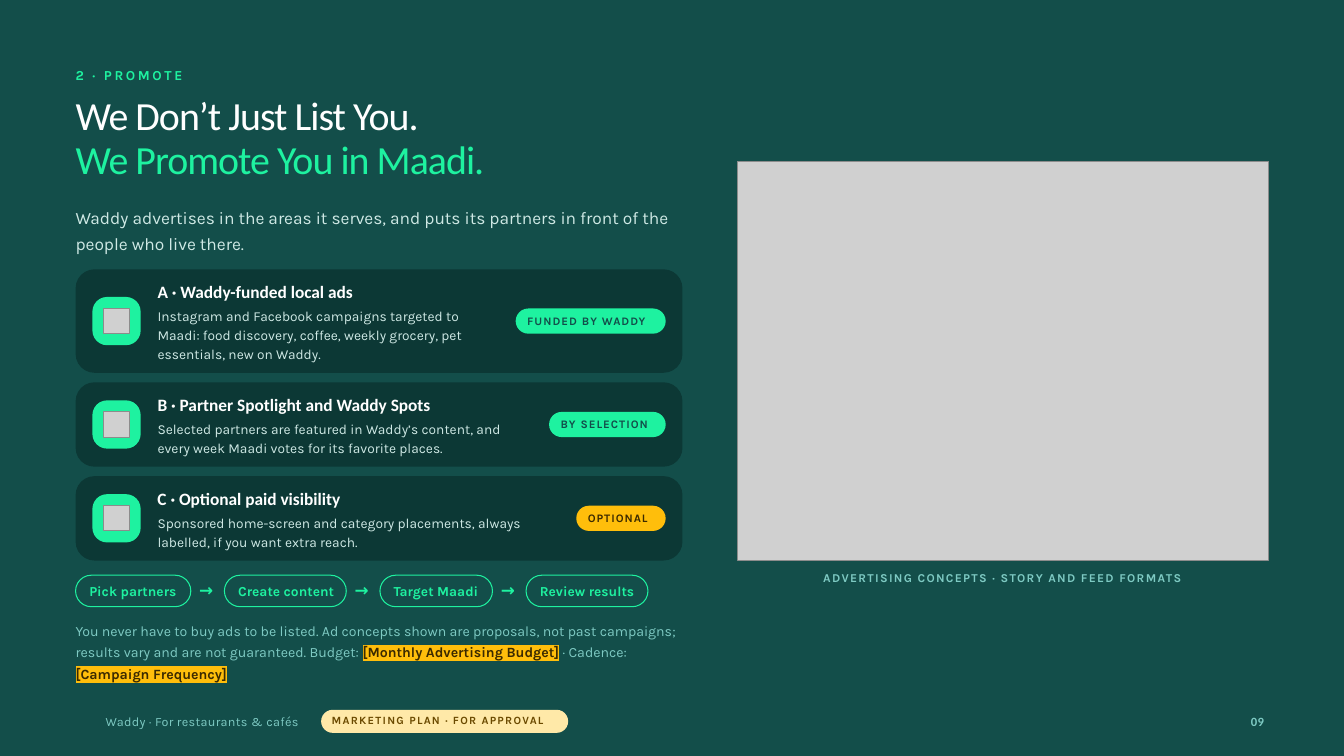
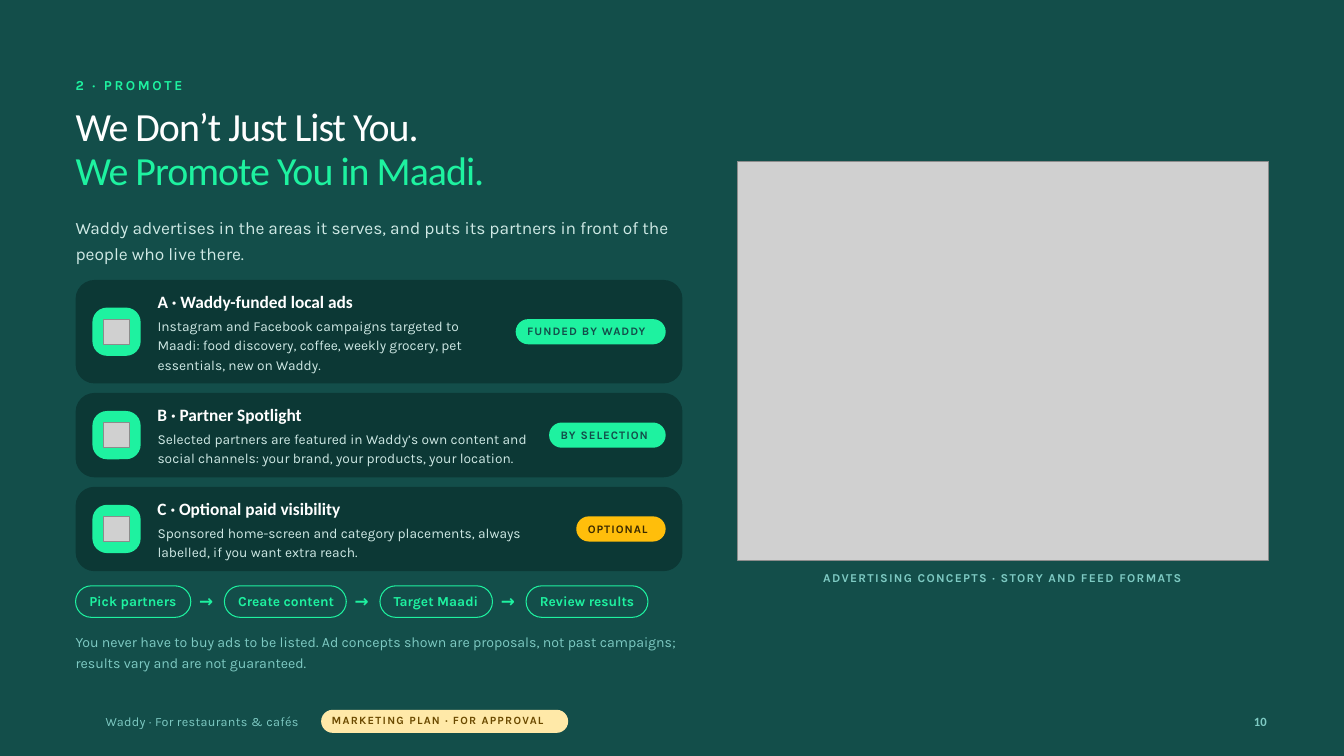
Before and after one commit to Hamdies/waddy_user, a slide deck: slide 10 of marketing/brochure/out/waddy-for-restaurants.pptx (slide 9 before the commit). Drawn at 1344x756 pixels with LibreOffice and Linux fonts; fonts in the diff are those of the drawing; grey boxes stand for pictures; background and template pictures are left out. Boxes give left, top, right and bottom in pixels: in the first picture for what was removed or moved away, otherwise in the second. Text is boxed around its words. In the diff, an @@ line names an element or a change of style, - is before the commit and + after.

```diff
--- a/marketing/brochure/out/waddy-for-restaurants.pptx
+++ b/marketing/brochure/out/waddy-for-restaurants.pptx
@@ text at (157, 409, 302, 424): text changed @@
-B · Partner Spotlight and Waddy Spots
+B · Partner Spotlight
@@ text at (158, 434, 527, 467): text changed @@
-Selected partners are featured in Waddy’s content, and every week Maadi votes for its favorite places.
+Selected partners are featured in Waddy’s own content and social channels: your brand, your products, your location.
@@ 17 texts, 13 rounded rectangles, 3 pictures: place and size @@
-17 texts, 13 rounded rectangles, 3 pictures at (76, 71, 683, 607)
+17 texts, 13 rounded rectangles, 3 pictures at (76, 81, 683, 617)
@@ text at (76, 637, 676, 672): text changed @@
-You never have to buy ads to be listed. Ad concepts shown are proposals, not past campaigns; results vary and are not guaranteed. Budget: [Monthly Advertising Budget] · Cadence: [Campaign Frequency]
+You never have to buy ads to be listed. Ad concepts shown are proposals, not past campaigns; results vary and are not guaranteed.
@@ text at (1254, 718, 1267, 726): text changed @@
-09
+10
```
Also in this commit, not shown: 10 other slides changed, 3 slides added, 3 slides removed, 40 other files.
